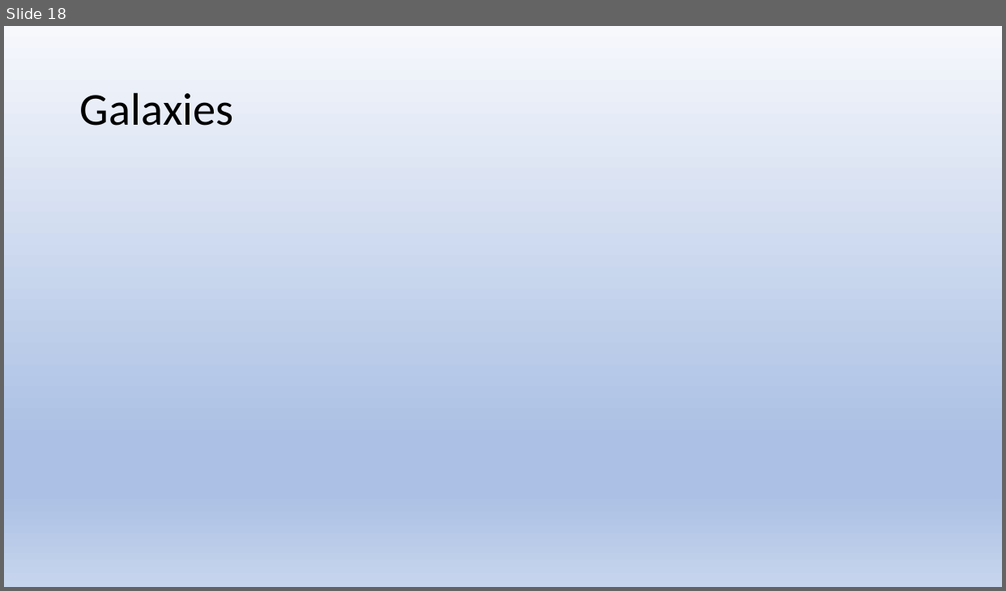
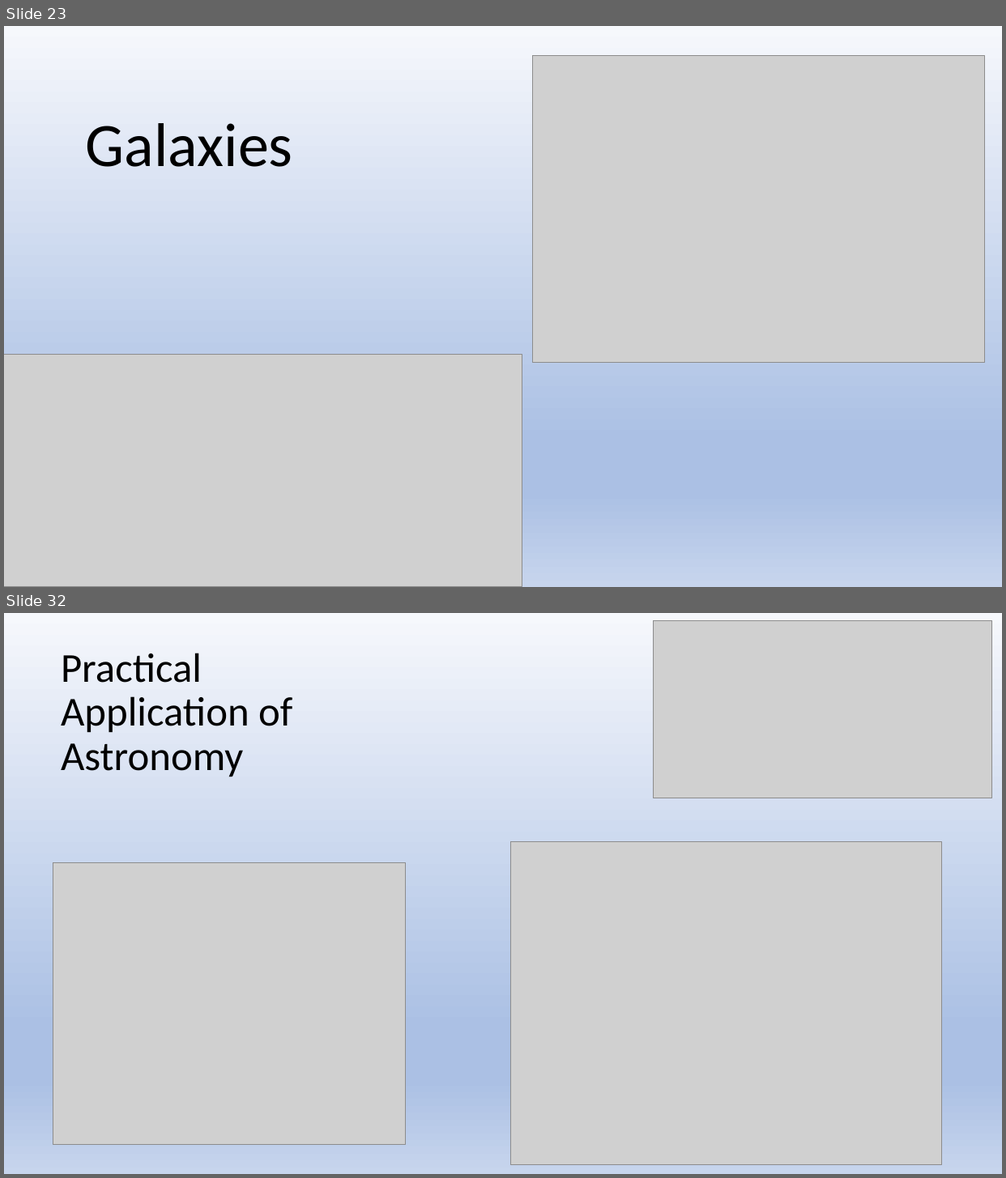
Before and after one commit to girishsukukumar/General, a slide deck: astronomy-kids.pptx. Shown one above the other, each under a label of ours: slide 18 before the commit, slides 23 and 32 after it; the slides between them are not shown. The pictures are 1006x591 and 1006x1178 pixels, drawn with LibreOffice and Linux fonts; fonts in the diff are those of the drawing; grey boxes stand for pictures. Boxes give left, top, right and bottom in pixels: in the first picture for what was removed or moved away, otherwise in the second. Text is boxed around its words. In the diff, an @@ line names an element or a change of style, - is before the commit and + after.

```diff
--- a/astronomy-kids.pptx
+++ b/astronomy-kids.pptx
@@ slide 32 added at <box>4,613,1002,1174</box>, background gradient #F6F8FC to #ABC0E4 to #C7D5ED @@
@@ picture added at <box>653,621,992,798</box> @@
@@ title added at <box>61,653,292,777</box>, 39.6 pt, text #000000 @@
+Practical Application of Astronomy
@@ picture added at <box>511,842,942,1165</box> @@
@@ picture added at <box>53,862,406,1144</box> @@
@@ what was slide 18 is now slide 23 @@
@@ slide 23 changed as well @@
@@ picture added at <box>533,56,984,363</box> @@
@@ title "Galaxies": place and size @@
-title "Galaxies" at <box>80,92,234,126</box>
+title "Galaxies" at <box>86,123,293,167</box>
@@ title "Galaxies" at <box>86,123,293,167</box>: size 44 to 59.4 pt @@
@@ picture added at <box>4,355,522,587</box> @@
```
Also in this commit, not shown: 9 other slides changed, 14 other slides added, 3 slides removed.
